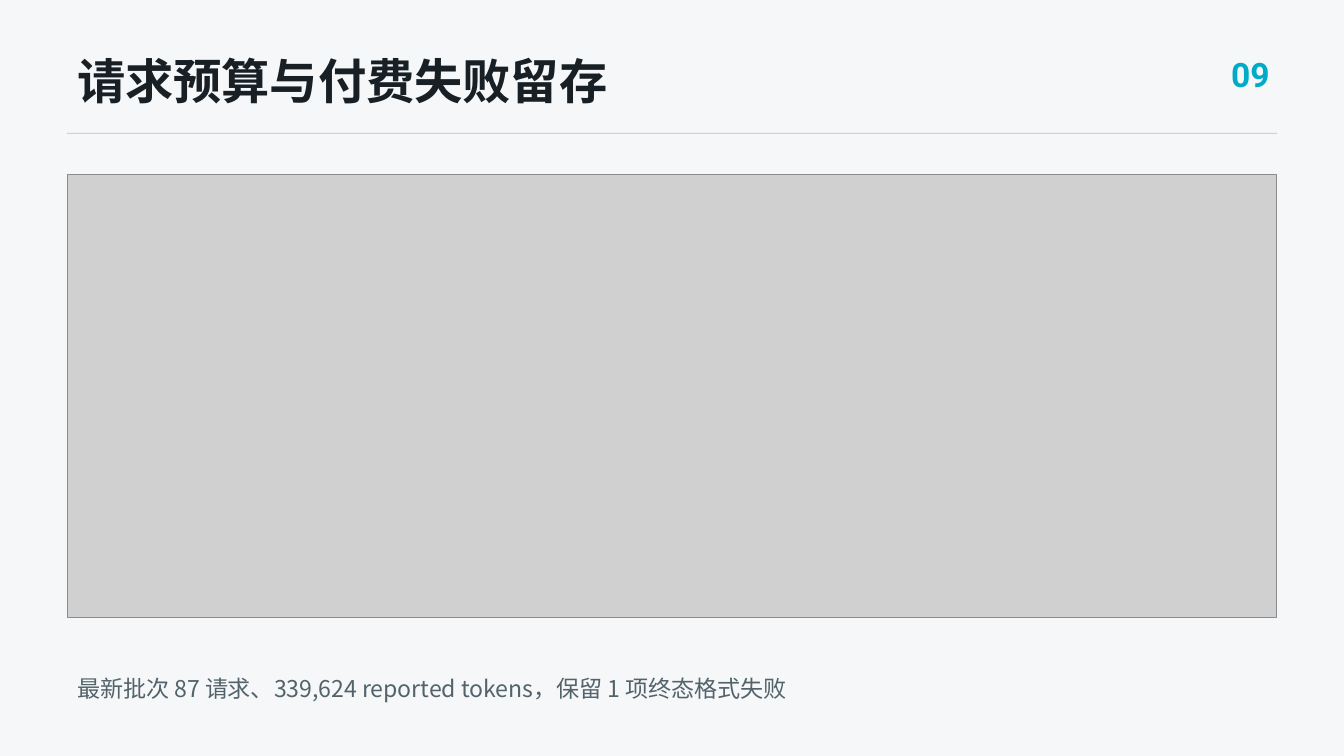
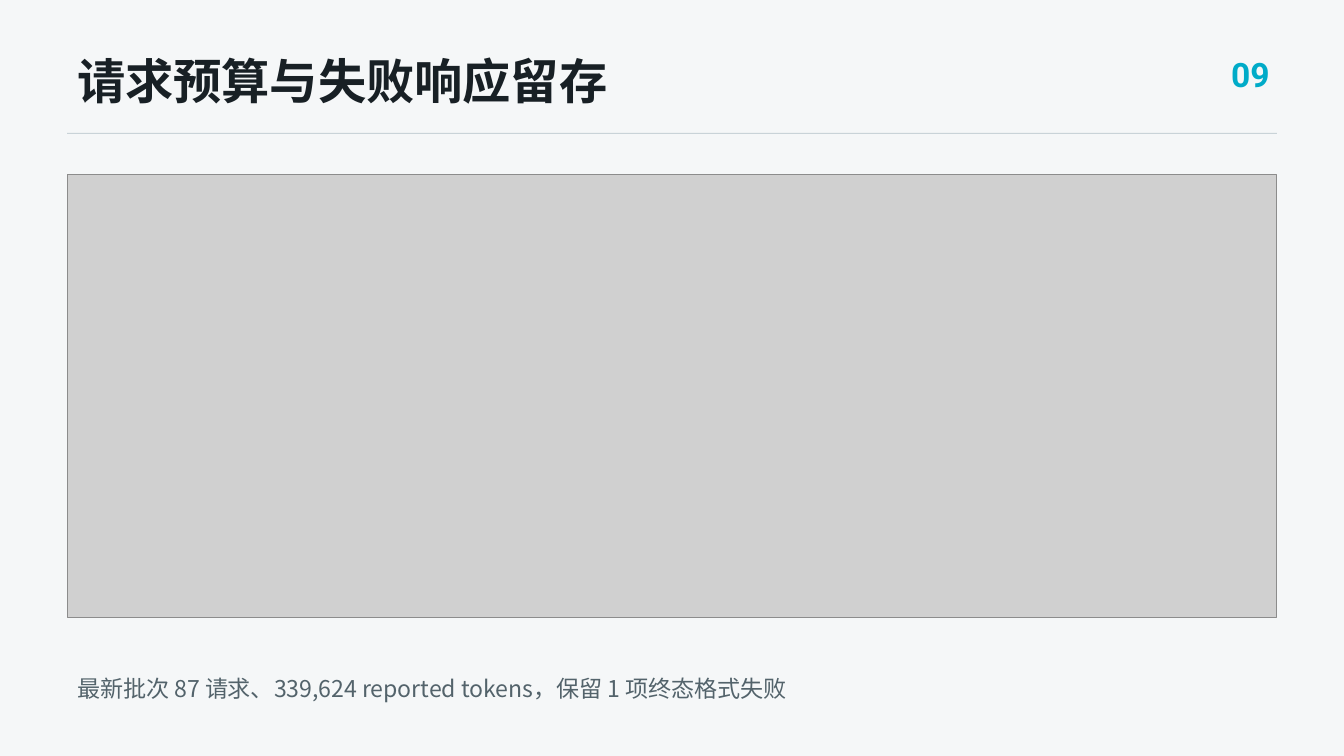
Before and after one commit to TYOCT-13/iverilog-ai-lab, a slide deck: slide 9 of docs/competition/ic/v4/presentation/output/ICARUS_AI_IC_defense_v4.pptx. Drawn at 1344x756 pixels with LibreOffice and Linux fonts; fonts in the diff are those of the drawing; grey boxes stand for pictures. Boxes give left, top, right and bottom in pixels: in the first picture for what was removed or moved away, otherwise in the second. Text is boxed around its words. In the diff, an @@ line names an element or a change of style, - is before the commit and + after.

```diff
--- a/docs/competition/ic/v4/presentation/output/ICARUS_AI_IC_defense_v4.pptx
+++ b/docs/competition/ic/v4/presentation/output/ICARUS_AI_IC_defense_v4.pptx
@@ text at (77, 57, 607, 104): text changed @@
-请求预算与付费失败留存
+请求预算与失败响应留存
```
Also in this commit, not shown: 8 other slides changed, 7 slides added, 7 slides removed, 28 other files.
